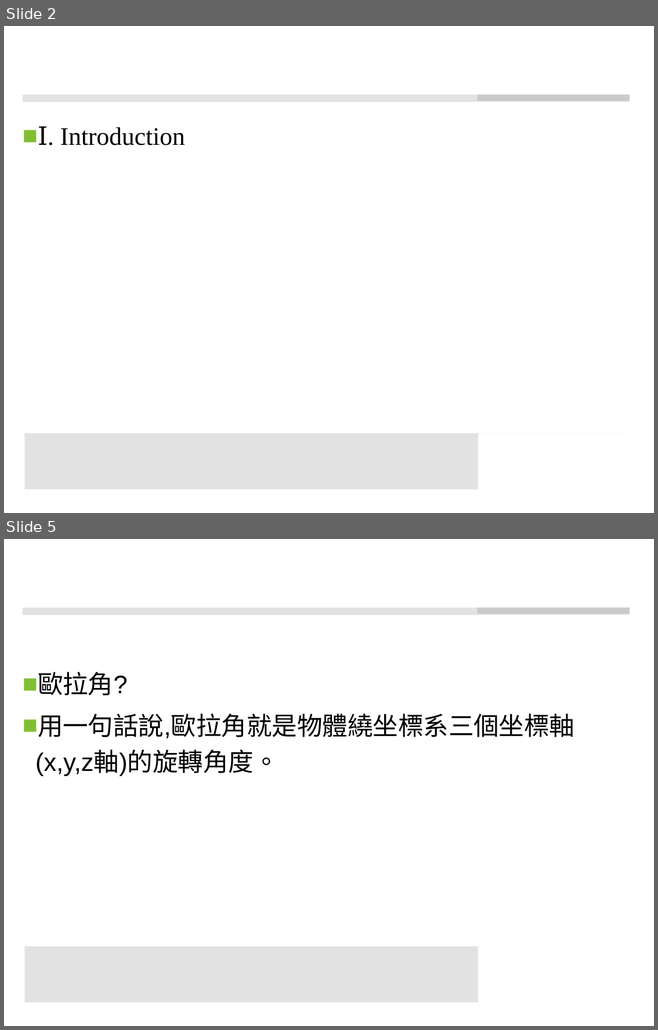
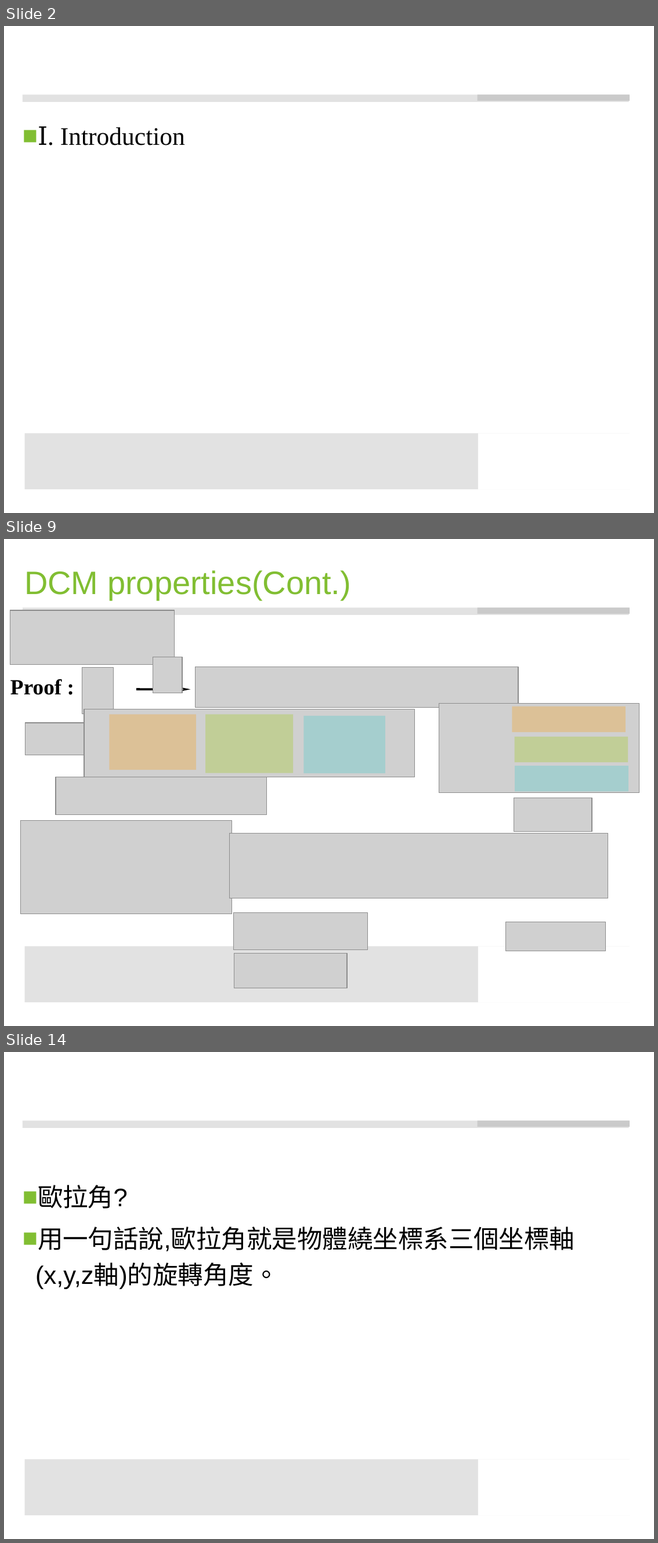
Before and after one commit to ccccjason/VR, a slide deck: data/my_dcm/DCM.pptx. Shown one above the other, each under a label of ours: slides 2 and 5 before the commit, slides 2, 9 and 14 after it; the slides between them are not shown. The pictures are 658x1030 and 658x1543 pixels, drawn with LibreOffice and Linux fonts; fonts in the diff are those of the drawing; grey boxes stand for pictures; background and template pictures are left out. Boxes give left, top, right and bottom in pixels: in the first picture for what was removed or moved away, otherwise in the second. Text is boxed around its words. In the diff, an @@ line names an element or a change of style, - is before the commit and + after.

```diff
--- a/data/my_dcm/DCM.pptx
+++ b/data/my_dcm/DCM.pptx
@@ slide 9 added at [4,539,654,1026], background #FFFFFF; not listed: 4 template elements that a slide beside it also shows @@
@@ title added at [24,570,351,600], 36 pt, text #81BE32 @@
+DCM properties(Cont.)
@@ picture added at [10,610,175,665] @@
@@ group added at [82,657,518,714]: 3 pictures, 1 arrow @@
@@ text added at [10,679,61,695], 24 pt, text #000000, bold @@
+Proof :
@@ picture added at [84,709,415,777] @@
@@ picture added at [438,703,639,793] @@
@@ rectangle added at [512,707,626,733], fill #FF9900 at 27% opacity @@
@@ picture added at [25,723,85,755] @@
@@ rectangle added at [109,714,197,770], fill #FF9900 at 27% opacity @@
@@ rectangle added at [205,714,293,773], fill #99CC00 at 27% opacity @@
@@ rectangle added at [303,716,385,773], fill #33CCCC at 27% opacity @@
@@ rectangle added at [514,736,628,762], fill #99CC00 at 27% opacity @@
@@ picture added at [56,777,267,815] @@
@@ rectangle added at [514,766,628,792], fill #33CCCC at 27% opacity @@
@@ picture added at [514,798,592,831] @@
@@ picture added at [20,820,231,914] @@
@@ picture added at [230,833,607,898] @@
@@ picture added at [233,913,368,950] @@
@@ picture added at [506,922,605,951] @@
@@ picture added at [234,954,347,988] @@
@@ what was slide 5 is now slide 14 @@
```
Also in this commit, not shown: 3 slides changed, 8 other slides added.
